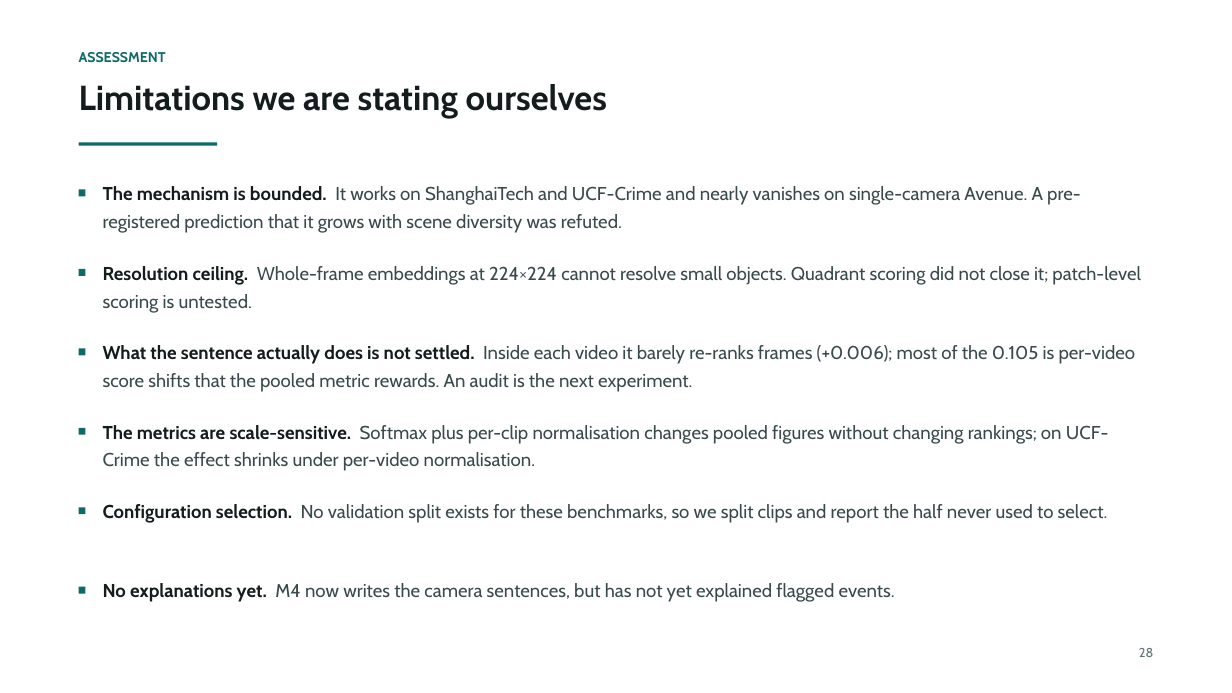
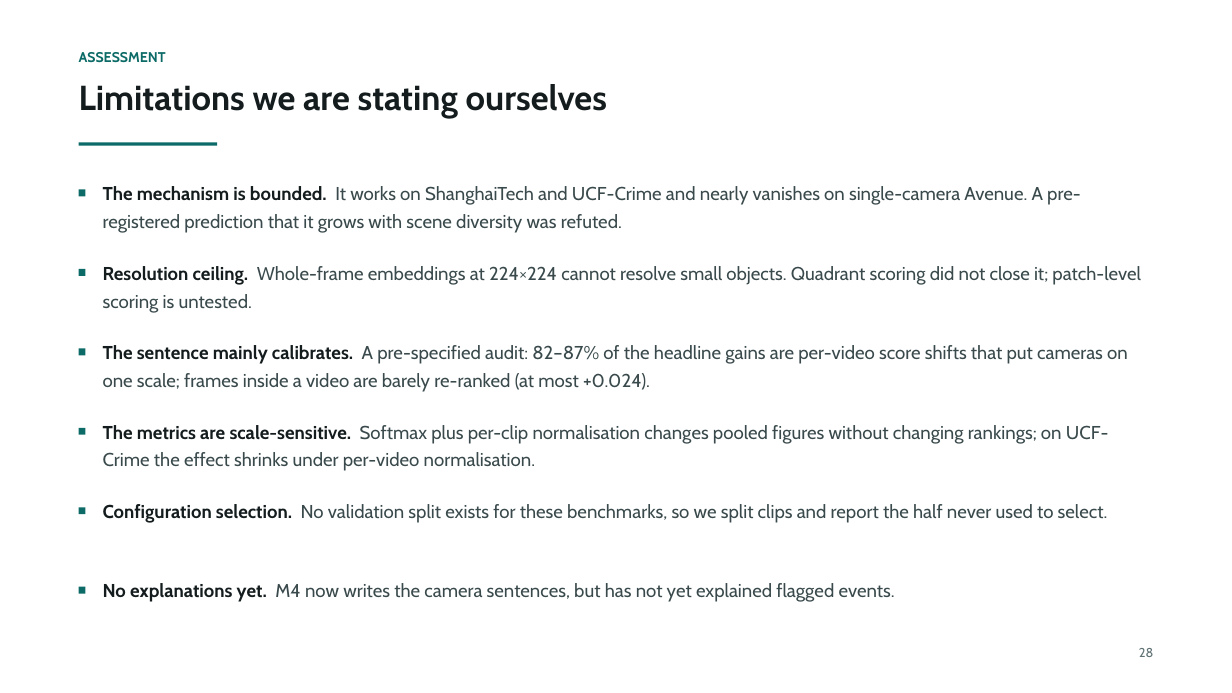
Before and after one commit to prakash-nitc/multimodal-anomaly-detection, a slide deck: slide 29 of docs/06_presentations/DA-ZVAD_Phase3_Review.pptx. Drawn at 1232x693 pixels with LibreOffice and Linux fonts; fonts in the diff are those of the drawing. Boxes give left, top, right and bottom in pixels: in the first picture for what was removed or moved away, otherwise in the second. Text is boxed around its words. In the diff, an @@ line names an element or a change of style, - is before the commit and + after.

```diff
--- a/docs/06_presentations/DA-ZVAD_Phase3_Review.pptx
+++ b/docs/06_presentations/DA-ZVAD_Phase3_Review.pptx
@@ text at <box>103,345,1128,392</box>: text changed @@
-What the sentence actually does is not settled. Inside each video it barely re-ranks frames (+0.006); most of the 0.105 is per-video score shifts that the pooled metric rewards. An audit is the next experiment.
+The sentence mainly calibrates. A pre-specified audit: 82–87% of the headline gains are per-video score shifts that put cameras on one scale; frames inside a video are barely re-ranked (at most +0.024).
```
Also in this commit, not shown: 6 other slides changed, 6 other files.
